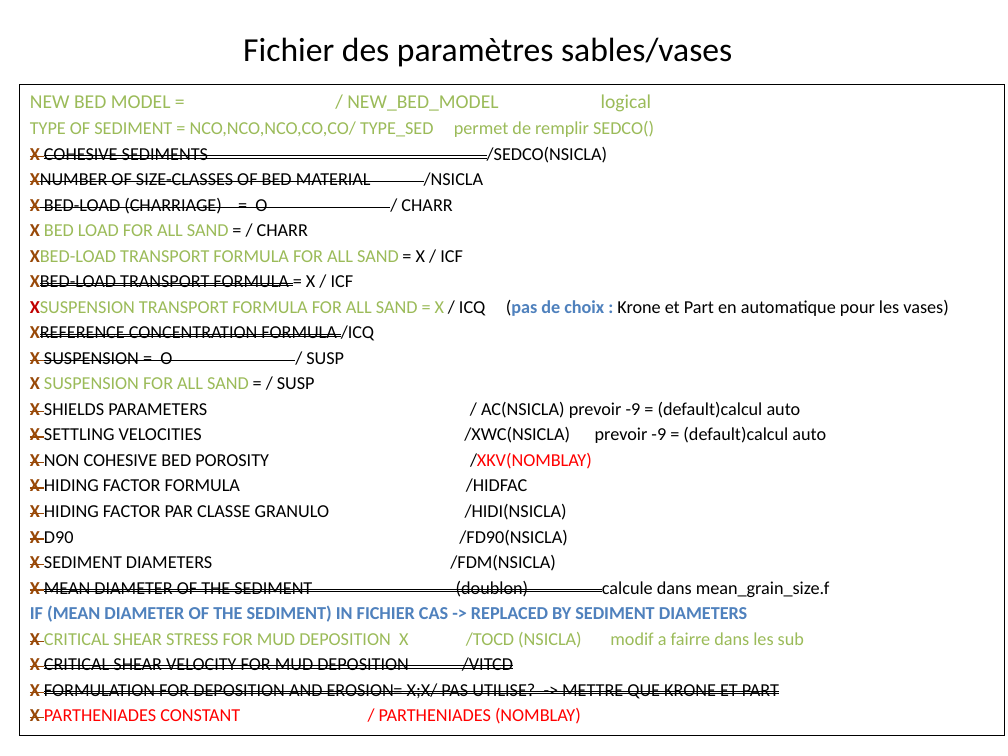
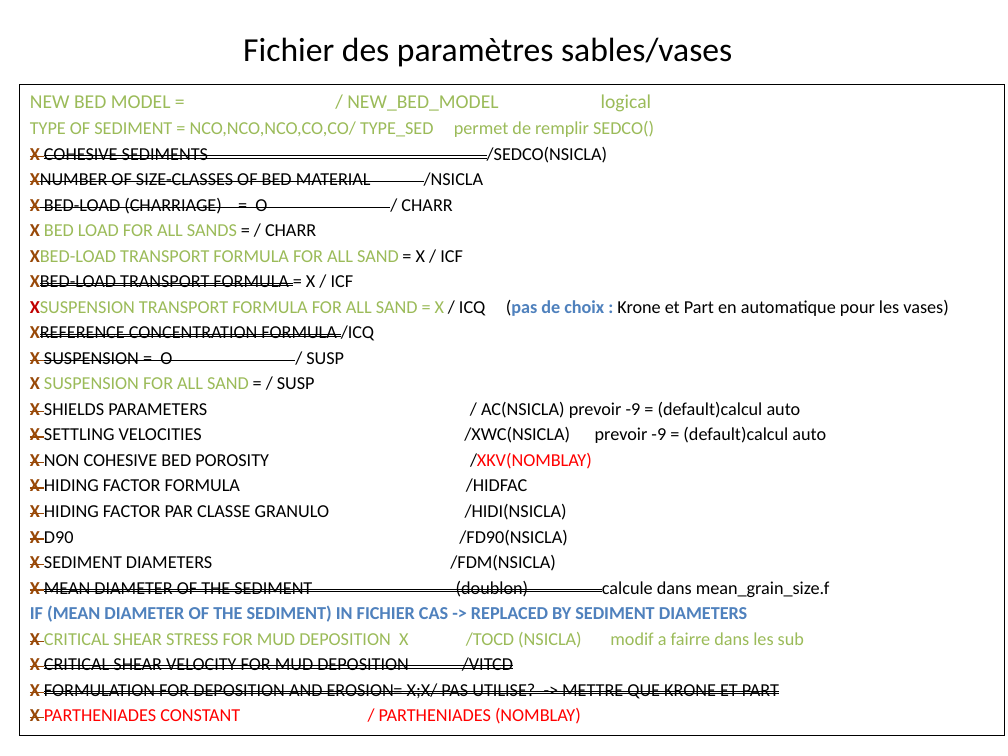
Before and after one commit to telemac-mascaret/telemac-mascaret, a slide deck: slide 1 of documentation/sisyphe/convergence_sed.pptx. Drawn at 1008x756 pixels with LibreOffice and Linux fonts; fonts in the diff are those of the drawing. Boxes give left, top, right and bottom in pixels: in the first picture for what was removed or moved away, otherwise in the second. Text is boxed around its words. In the diff, an @@ line names an element or a change of style, - is before the commit and + after.

```diff
--- a/documentation/sisyphe/convergence_sed.pptx
+++ b/documentation/sisyphe/convergence_sed.pptx
@@ subtitle at bbox=[30, 224, 316, 236]: text changed @@
-X BED LOAD FOR ALL SAND = / CHARR
+X BED LOAD FOR ALL SANDS = / CHARR
```
Also in this commit, not shown: 8 other files.
